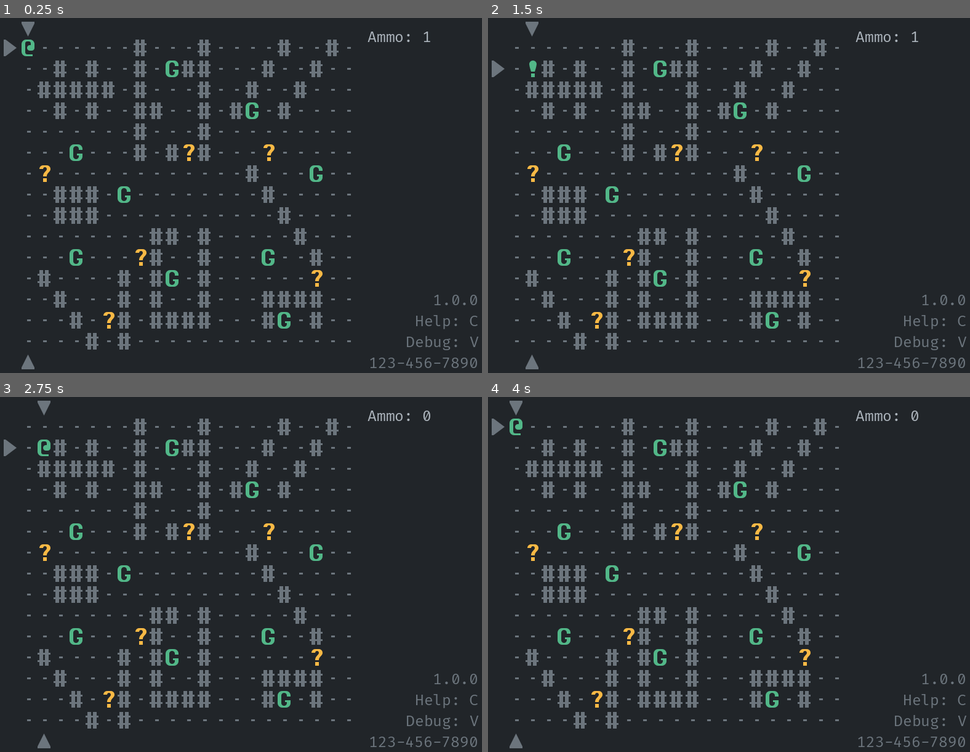
Above: before the commit, frames 1-4 (two rows, left to right).
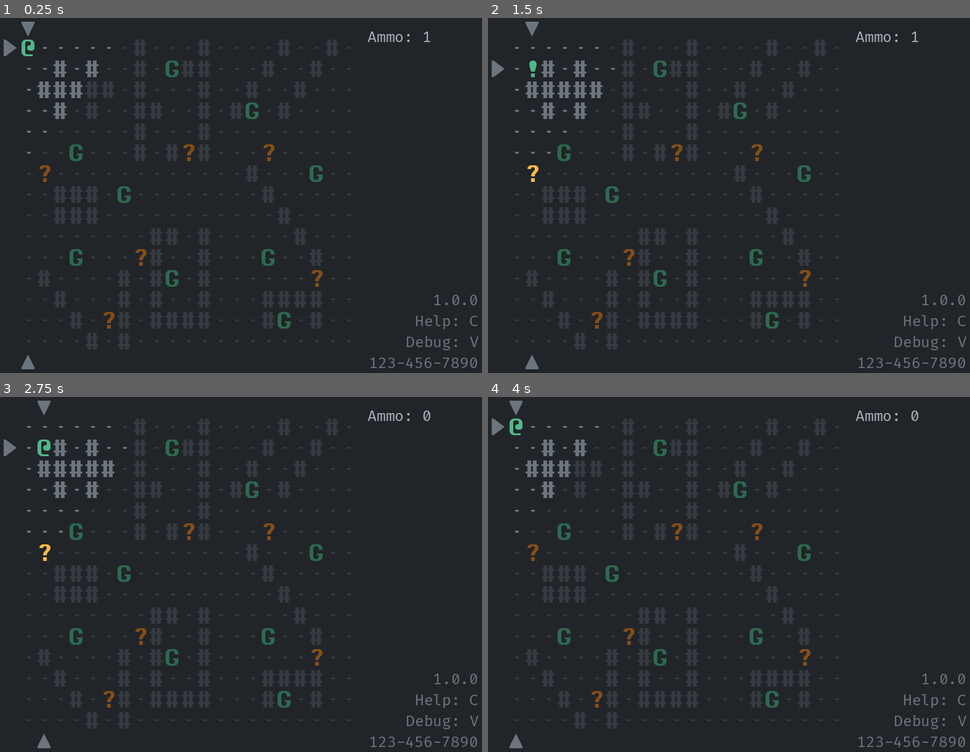
Above: after the commit, the same moments.

Repository: Bozar/godot-4-roguelike-tutorial
Game: Godot game, scene res://scene/main/main_screen.tscn
The game is run twice, just before and just after one commit, with the same random seed, the same clock (stepped at 60 frames per second) and the same inputs.
Inputs:
- Up to frame 1 (0.25 s): no input
- Up to frame 2 (1.5 s): tap Enter at 0.5 s; hold D (move_right) 0.53-1.28 s; tap Space (aim) at 0.6, 1.25, 1.35 s; hold S (move_down) from 1.28 s (still down)
- Up to frame 3 (2.75 s): tap Enter at 2 s; release S (move_down) at 2.03 s; hold D (move_right) from 2.03 s (still down); tap Space (aim) at 2.1 s
- Up to frame 4 (4 s): tap Space (aim) at 2.75, 2.85, 3.6 s; release D (move_right) at 2.78 s; hold W (move_up) 2.78-3.53 s; tap Enter at 3.5 s; hold A (move_left) from 3.53 s (still down)

The runs differ from the first frame. In frame 1, 7.2% of the frame differs, in the area x 5-73%, y 6-94%; in frame 2, 6.8%; in frame 3, 6.8%; in frame 4, 7.2%.
Error before the commit: Parse Error: Invalid argument for "is_in_map()" function: argument 1 should be "Vector2i" but is "Dictionary". (res://scene/main/pc_fov.gd:41)

Commit message:
Store fov data as binary values.

Diff:
--- a/library/diamond_fov.gd
+++ b/library/diamond_fov.gd
@@ -1,8 +1,10 @@
 class_name DiamondFov
 
 
-static func get_fov_map(source: Vector2i, sight_range: int,
-        out_fov_map: Dictionary) -> void:
+# _set_fov_value(coord: Vector2i, fov_map: Dictionary, fov_flag: int,
+# is_truthy: bool) -> void
+static func get_fov_map(source: Vector2i, out_fov_map: Dictionary,
+        set_fov_value: Callable, sight_range: int) -> void:
     var column: Array
     var coord: Vector2i = Vector2i(0, 0)
 
@@ -11,4 +13,5 @@
         for y: int in range(0, column.size()):
             coord.x = x
             coord.y = y
-            column[y] = ConvertCoord.is_in_range(source, coord, sight_range)
+            set_fov_value.call(coord, out_fov_map, PcFov.IS_IN_SIGHT_FLAG,
+                    ConvertCoord.is_in_range(source, coord, sight_range))
--- a/scene/main/pc_fov.gd
+++ b/scene/main/pc_fov.gd
@@ -3,13 +3,17 @@
 
 
 const NO_FOV: bool = false
+# 0b00: MEMORY_FLAG | SIGHT_FLAG
+const DEFAULT_FOV_FLAG: int = 0b00
+const IS_IN_SIGHT_FLAG: int = 0b01
+const IS_IN_MEMORY_FLAG: int = 0b10
 
 
 var _fov_map: Dictionary
 
 
 func _ready() -> void:
-    _fov_map = Map2D.init_map(false)
+    _fov_map = Map2D.init_map(DEFAULT_FOV_FLAG)
 
 
 func render_fov(pc: Sprite2D) -> void:
@@ -19,7 +23,8 @@
     var pc_coord: Vector2i = ConvertCoord.get_coord(pc)
     var this_coord: Vector2i = Vector2i(0, 0)
 
-    DiamondFov.get_fov_map(pc_coord, GameData.PC_SIGHT_RANGE, _fov_map)
+    DiamondFov.get_fov_map(pc_coord, _fov_map, _set_fov_value,
+            GameData.PC_SIGHT_RANGE)
 
     for x: int in range(0, DungeonSize.MAX_X):
         for y: int in range(DungeonSize.MAX_Y):
@@ -29,7 +34,7 @@
 
 
 func _set_sprite_color(coord: Vector2i, fov_map: Dictionary) -> void:
-    if _is_in_sight(coord, fov_map):
+    if _is_fov_flag(coord, fov_map, IS_IN_SIGHT_FLAG):
         for i: Sprite2D in SpriteState.get_sprites_by_coord(coord):
             VisualEffect.set_light_color(i)
     else:
@@ -37,7 +42,28 @@
             VisualEffect.set_dark_color(i)
 
 
-func _is_in_sight(coord: Vector2i, fov_map: Dictionary) -> bool:
-    if Map2D.is_in_map(fov_map, coord):
-        return fov_map[coord.x][coord.y]
+func _is_fov_flag(coord: Vector2i, fov_map: Dictionary, fov_flag: int) -> bool:
+    if Map2D.is_in_map(coord, fov_map):
+        # There is only one `1` in fov_flag. Return 0 (false) if the
+        # correspoinding bit in fov_map[coord.x][coord.y] is 0, or a non-zero
+        # integer (true).
+        return fov_map[coord.x][coord.y] & fov_flag
     return false
+
+
+func _set_fov_value(coord: Vector2i, fov_map: Dictionary, fov_flag: int,
+        is_truthy: bool) -> void:
+    if not Map2D.is_in_map(coord, fov_map):
+        return
+
+    var current_value: int = fov_map[coord.x][coord.y]
+
+    if is_truthy:
+        # Set the correspoinding bit in fov_map[coord.x][coord.y] to 1.
+        # Leave other bits unchanged.
+        fov_map[coord.x][coord.y] = current_value | fov_flag
+    else:
+        # ~fov_flag = 0b111...101...111
+        # Set the correspoinding bit in fov_map[coord.x][coord.y] to 0.
+        # Leave other bits unchanged.
+        fov_map[coord.x][coord.y] = current_value & ~fov_flag
